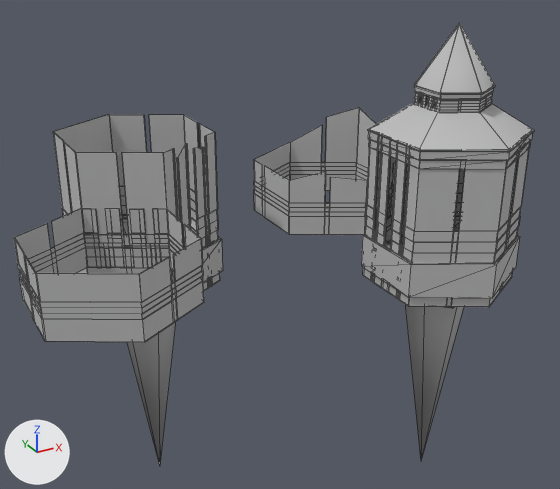
The OBJ model assets/models/temple.obj as it was, and as the next commit left it.
Both versions are drawn from a 50 mm lens placed at (-237.0, -270.0, 149.0), pointed at (-69.0, 35.0, -3.0). Lighting does not change. The marker at lower left points along +X, +Y and +Z. Mesh edges are drawn as thin lines. Where no turn or scale is listed for an object, it has been applied to the vertices.

Objects in the first picture: 'temple'.
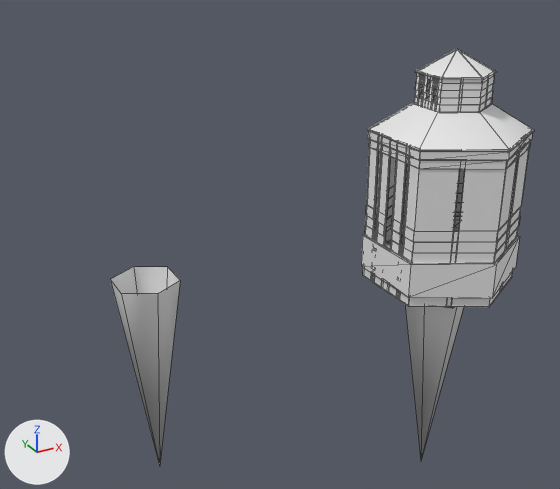
Where the change shows, as pixel boxes [x1, y1, x2, y2] in the pictures (560 x 489 px; the box of a moved part takes in the faces that stretch with it):
'temple', reshaped (18% narrower, 6% shorter)
    before: [14, 22, 534, 466]
    after: [110, 49, 534, 466]
part 1 of me_temple, moved or reshaped
    before: [415, 87, 493, 100]
    after: [414, 90, 492, 112]
part 2 of me_temple, deleted
    before: [53, 114, 220, 291]
part 3 of me_temple, deleted
    before: [253, 108, 376, 235]
part 4 of me_temple, deleted
    before: [14, 208, 204, 342]
part 5 of me_temple, deleted
    before: [122, 215, 208, 235]
part 6 of me_temple, deleted
    before: [78, 214, 223, 283]
part 7 of me_temple, moved or reshaped
    before: [414, 22, 495, 112]
    after: [415, 49, 496, 105]
part 8 of me_temple, recoloured
    both: [127, 97, 534, 458]

The change, as a diff of the scene's bpy script:
```diff
--- a/assets/models/temple.obj.py
+++ b/assets/models/temple.obj.py
@@ me_temple @@
 # used by ob_temple; location = (0.0, 0.0, 0.0)
-me_temple.from_pydata(...)  # 1978 vertices, 1923 faces; spans x -193.0..35.0, y -39.0..105.0, z -138.0..102.0
+me_temple.from_pydata(...)  # 934 vertices, 941 faces; spans x -143.0..35.0, y -39.0..84.0, z -138.0..90.0
+# me_temple part 1: the loose piece of 24 vertices spanning x -14.0..17.0, y -18.0..18.0, z 71.0..74.0 is moved by (0.0, 0.0, -5.0)
+# me_temple part 2: the loose piece of 372 vertices spanning x -160.0..-96.0, y 29.0..104.0, z -22.0..53.0 is deleted
+# me_temple part 3: the loose piece of 300 vertices spanning x -63.0..2.0, y 19.0..93.0, z 0.0..48.0 is deleted
+# me_temple part 4: the loose piece of 300 vertices spanning x -193.0..-128.0, y -27.0..48.0, z 0.0..28.0 is deleted
+# me_temple part 5: the loose piece of 48 vertices spanning x -160.0..-96.0, y 30.0..104.0, z -30.0..0.0 is deleted
+# me_temple part 6: the loose piece of 24 vertices spanning x -161.0..-94.0, y 28.0..105.0, z -17.0..0.0 is deleted
+# me_temple part 7: 30 vertices moved from x -13.0..3.0, y -9.0..9.0, z 68.0..83.0 to x -13.0..3.0, y -9.0..9.0, z 72.0..83.0; 200 vertices removed from x -14.0..18.0, y -18.0..18.0, z 67.0..102.0; 200 vertices added at x -14.0..18.0, y -18.0..18.0, z 72.0..90.0
+# me_temple part 8: 650 faces spanning x -143.0..35.0, y -39.0..84.0, z -138.0..72.0 switch from mat_lambert3sg to no material
```
